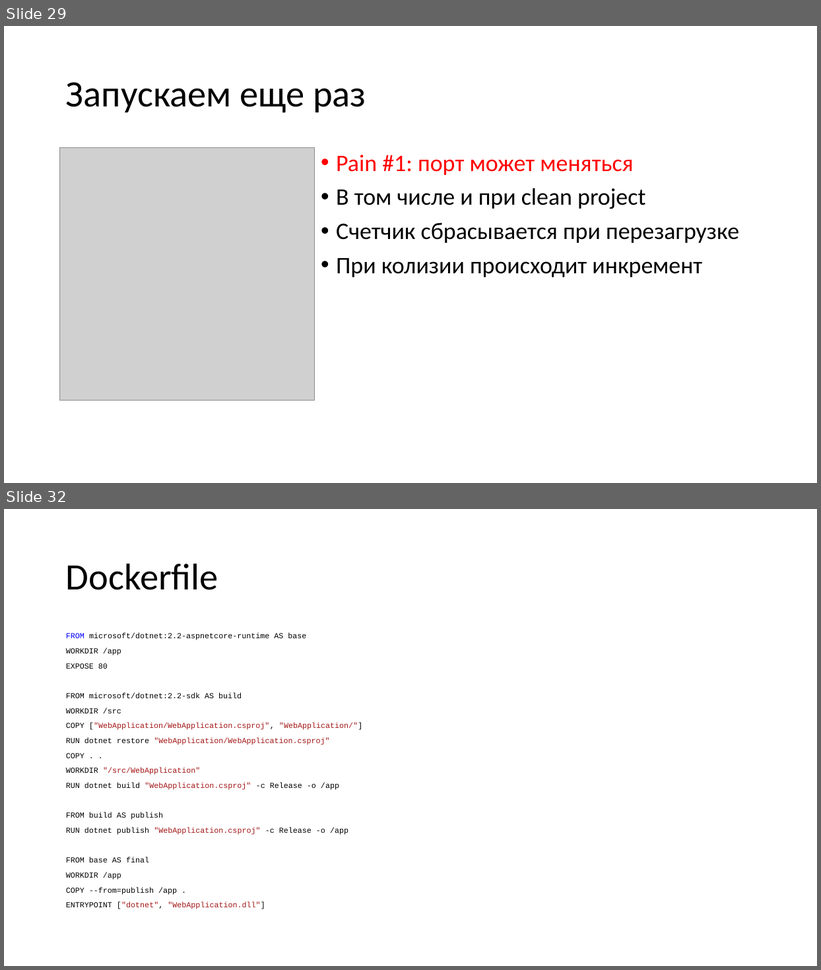
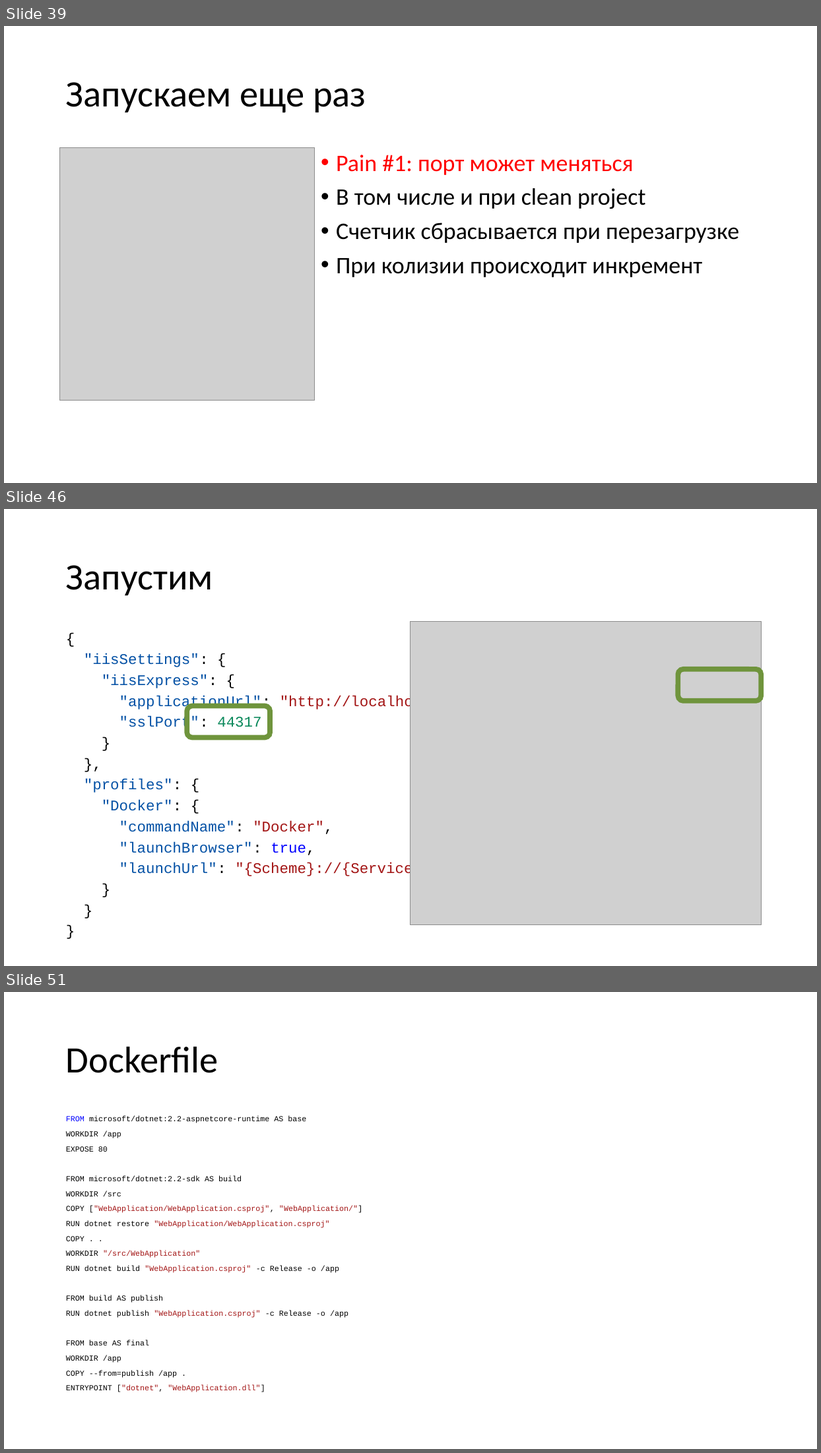
Before and after one commit to kugushev/presentations, a slide deck: 2019_VisualStudio-And-Docker/Presentation.pptx. Shown one above the other, each under a label of ours: slides 29 and 32 before the commit, slides 39, 46 and 51 after it; the slides between them are not shown. The pictures are 821x970 and 821x1453 pixels, drawn with LibreOffice and Linux fonts; fonts in the diff are those of the drawing; grey boxes stand for pictures. Boxes give left, top, right and bottom in pixels: in the first picture for what was removed or moved away, otherwise in the second. Text is boxed around its words. In the diff, an @@ line names an element or a change of style, - is before the commit and + after.

Commit message:
finish presentation about docker

```diff
--- a/2019_VisualStudio-And-Docker/Presentation.pptx
+++ b/2019_VisualStudio-And-Docker/Presentation.pptx
@@ slide 46 added at bbox=[4, 509, 817, 966], background #FFFFFF @@
@@ title added at bbox=[66, 565, 213, 595], 44 pt, text #000000 @@
+Запустим
@@ picture added at bbox=[411, 622, 761, 925] @@
@@ text added at bbox=[84, 654, 591, 878], 17.5 pt, text #0451A5 @@
+{
+"iisSettings": {
+"iisExpress": {
+"applicationUrl": "http://localhost:57382",
+"sslPort": 44317
+}
+},
+"profiles": {
+"Docker": {
+"commandName": "Docker",
+"launchBrowser": true,
+"launchUrl": "{Scheme}://{ServiceHost}:{ServicePort}"
+}
+}
+}
@@ rounded rectangle added at bbox=[678, 669, 761, 701], outline #6F943C 6 pt @@
@@ rounded rectangle added at bbox=[187, 706, 270, 738], outline #6F943C 6 pt @@
@@ what was slide 29 is now slide 39 @@
@@ what was slide 32 is now slide 51 @@
```
Also in this commit, not shown: 5 slides changed, 52 other slides added, 2 slides removed, 8 other files.
